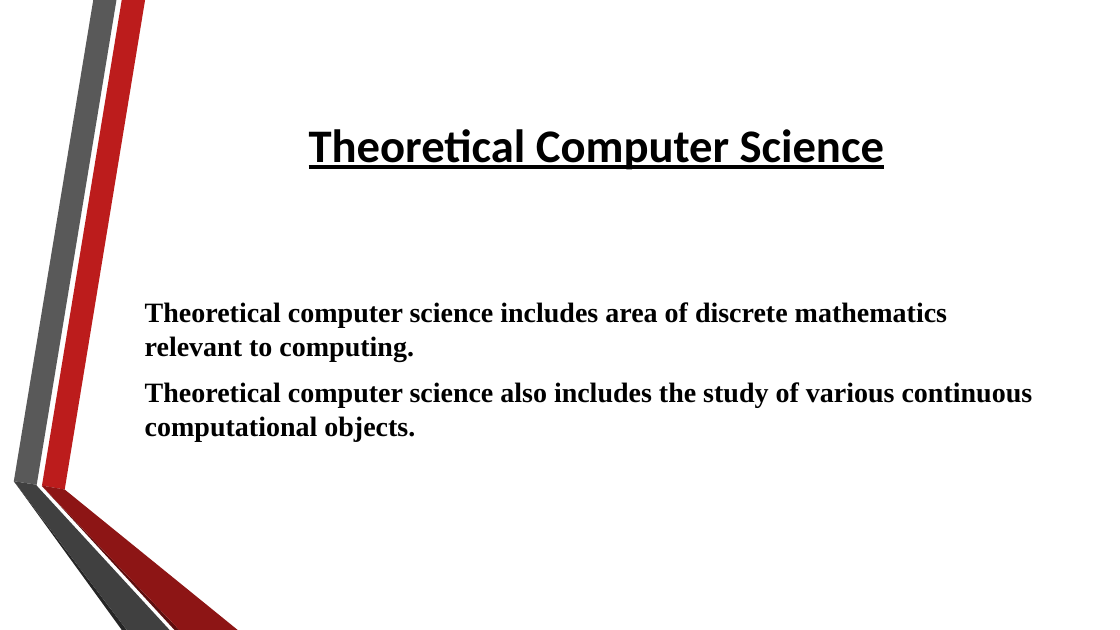
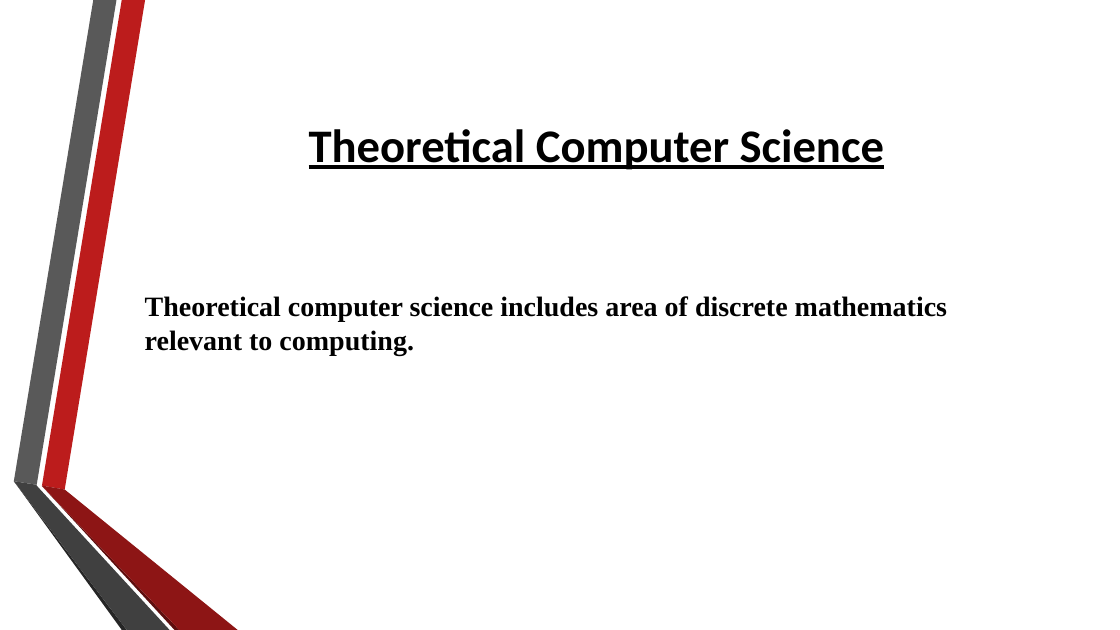
Before and after one commit to flick-23/SEM-3, a slide deck: slide 3 of Mathematics/Assignments/Math PPT.pptx. Drawn at 1120x630 pixels with LibreOffice and Linux fonts; fonts in the diff are those of the drawing; background and template pictures are left out. Boxes give left, top, right and bottom in pixels: in the first picture for what was removed or moved away, otherwise in the second. Text is boxed around its words. In the diff, an @@ line names an element or a change of style, - is before the commit and + after.

```diff
--- a/Mathematics/Assignments/Math PPT.pptx
+++ b/Mathematics/Assignments/Math PPT.pptx
@@ text at (x1=145, y1=382, x2=1033, y2=441): paragraph removed @@
-Theoretical computer science also includes the study of various continuous computational objects.
```
Also in this commit, not shown: 3 other slides changed, 4 other files.
